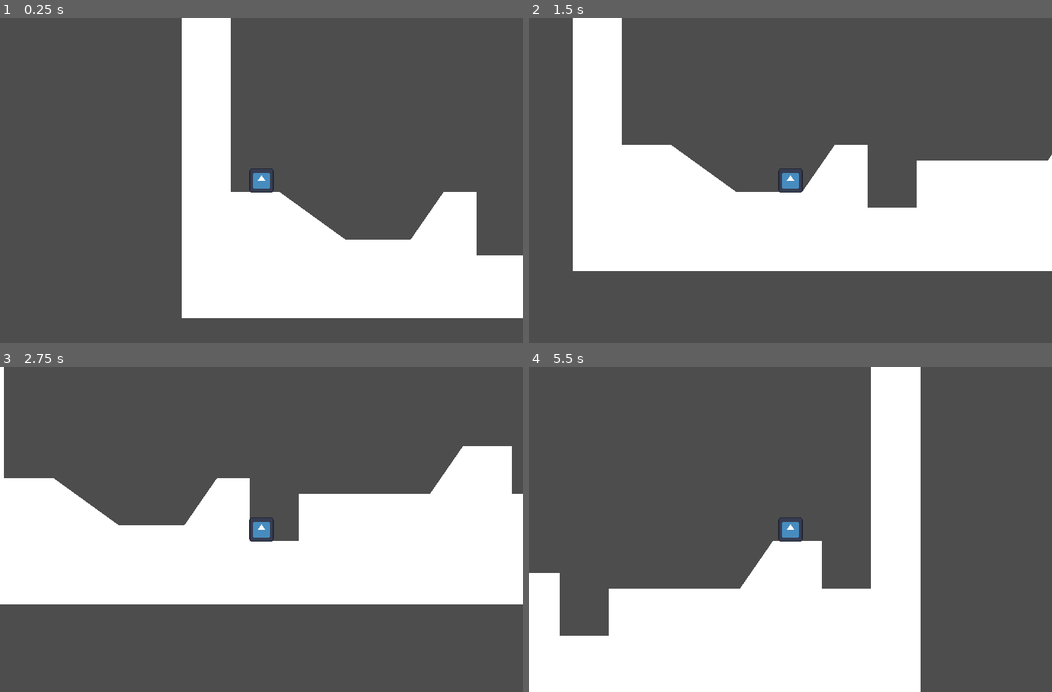
Above: before the commit, frames 1-4 (two rows, left to right).
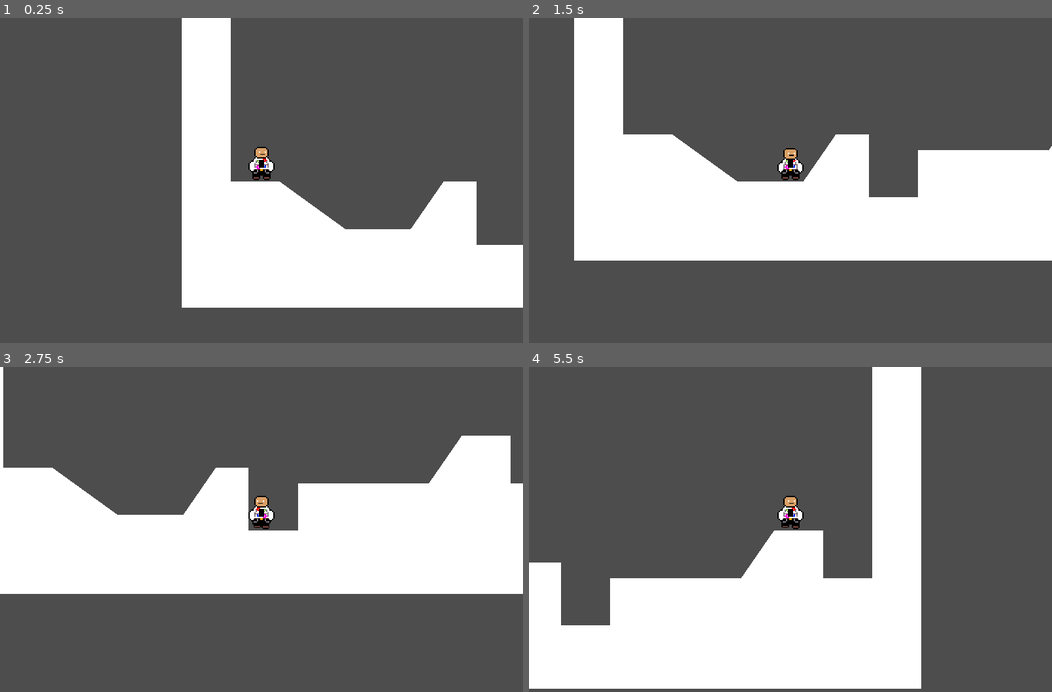
Above: after the commit, the same moments.

Repository: AnOropeza26/Capstone-game
Game: Godot game, scene res://world.tscn
The game is run twice, just before and just after one commit, with the same random seed, the same clock (stepped at 60 frames per second) and the same inputs. The engine's default icon, where the game draws it, is replaced by a stand-in: a white triangle on a blue panel in a dark square.
Inputs:
- Up to frame 1 (0.25 s): no input
- Up to frame 2 (1.5 s): tap Enter (ui_accept) at 0.5, 0.77 s; hold Right (ui_right) from 0.53 s (still down)
- Up to frame 3 (2.75 s): tap Enter (ui_accept) at 1.52 s; release Right (ui_right) at 2.03 s; hold Left (ui_left) from 2.03 s (still down)
- Up to frame 4 (5.5 s): release Left (ui_left) at 2.78 s; hold Right (ui_right) 2.78-4.28 s; tap Enter (ui_accept) at 3.02, 3.77, 4.52 s; hold Left (ui_left) 4.28-5.03 s; hold Right (ui_right) from 5.03 s (still down)

The runs differ from the first frame. In frame 1, 4.3% of the frame differs, in the area x 34-100%, y 39-93%; in frame 2, 6.3%; in frame 3, 6.9%, in the area x 0-100%, y 0-74%; in frame 4, 3.6%.

Commit message:
Added Player model to game

Diff:
--- a/player.tscn
+++ b/player.tscn
@@ -1,6 +1,6 @@
-[gd_scene load_steps=4 format=3 uid="uid://x5vhp4acp7vh"]
+[gd_scene load_steps=17 format=3 uid="uid://x5vhp4acp7vh"]
 
-[ext_resource type="Texture2D" uid="uid://bysv5nm4l4esx" path="res://icon.svg" id="1_6qnly"]
+[ext_resource type="Texture2D" uid="uid://bgmtvtyg1wqu1" path="res://Movement-Sheet.png" id="1_okksx"]
 
 [sub_resource type="GDScript" id="GDScript_bm4dc"]
 script/source = "extends CharacterBody2D
@@ -13,12 +13,15 @@
 
 var gravity = ProjectSettings.get_setting(\"physics/2d/default_gravity\")
 
+@onready var animated_sprite_2d = $AnimatedSprite2D
+
 func _physics_process(delta):
 	apply_gravity(delta)
 	handle_jump()
 	var input_axis := Input.get_axis(\"ui_left\", \"ui_right\")
 	handle_acceleration(input_axis, delta)
 	apply_friction(input_axis, delta)
+	update_animations(input_axis)
 	move_and_slide()
 
 func apply_gravity(delta):
@@ -40,19 +43,134 @@
 func apply_friction(input_axis, delta):
 	if input_axis == 0:
 		velocity.x = move_toward(velocity.x, 0, FRICTION * delta)
+
+func update_animations(input_axis):
+	if input_axis != 0:
+		animated_sprite_2d.flip_h = (input_axis < 0)
+		animated_sprite_2d.play(\"run\")
+	else:
+		animated_sprite_2d.play(\"idle\")
+
+	if not is_on_floor():
+		animated_sprite_2d.play(\"jump\")
 "
 
+[sub_resource type="AtlasTexture" id="AtlasTexture_jxevx"]
+atlas = ExtResource("1_okksx")
+region = Rect2(3840, 0, 640, 640)
+
+[sub_resource type="AtlasTexture" id="AtlasTexture_o6edt"]
+atlas = ExtResource("1_okksx")
+region = Rect2(7040, 0, 640, 640)
+
+[sub_resource type="AtlasTexture" id="AtlasTexture_g8mq7"]
+atlas = ExtResource("1_okksx")
+region = Rect2(0, 0, 640, 640)
+
+[sub_resource type="AtlasTexture" id="AtlasTexture_7g0cq"]
+atlas = ExtResource("1_okksx")
+region = Rect2(640, 0, 640, 640)
+
+[sub_resource type="AtlasTexture" id="AtlasTexture_r68o3"]
+atlas = ExtResource("1_okksx")
+region = Rect2(1280, 0, 640, 640)
+
+[sub_resource type="AtlasTexture" id="AtlasTexture_qn4ta"]
+atlas = ExtResource("1_okksx")
+region = Rect2(1920, 0, 640, 640)
+
+[sub_resource type="AtlasTexture" id="AtlasTexture_kgfux"]
+atlas = ExtResource("1_okksx")
+region = Rect2(2560, 0, 640, 640)
+
+[sub_resource type="AtlasTexture" id="AtlasTexture_lns8u"]
+atlas = ExtResource("1_okksx")
+region = Rect2(3200, 0, 640, 640)
+
+[sub_resource type="AtlasTexture" id="AtlasTexture_1nl6u"]
+atlas = ExtResource("1_okksx")
+region = Rect2(4480, 0, 640, 640)
+
+[sub_resource type="AtlasTexture" id="AtlasTexture_ubbwy"]
+atlas = ExtResource("1_okksx")
+region = Rect2(5120, 0, 640, 640)
+
+[sub_resource type="AtlasTexture" id="AtlasTexture_ofxgp"]
+atlas = ExtResource("1_okksx")
+region = Rect2(5760, 0, 640, 640)
+
+[sub_resource type="AtlasTexture" id="AtlasTexture_sun5t"]
+atlas = ExtResource("1_okksx")
+region = Rect2(6400, 0, 640, 640)
+
+[sub_resource type="SpriteFrames" id="SpriteFrames_lhb2p"]
+animations = [{
+"frames": [{
+"duration": 1.0,
+"texture": SubResource("AtlasTexture_jxevx")
+}],
+"loop": true,
+"name": &"idle",
+"speed": 5.0
+}, {
+"frames": [{
+"duration": 1.0,
+"texture": SubResource("AtlasTexture_o6edt")
+}],
+"loop": true,
+"name": &"jump",
+"speed": 5.0
+}, {
+"frames": [{
+"duration": 1.0,
+"texture": SubResource("AtlasTexture_g8mq7")
+}, {
+"duration": 1.0,
+"texture": SubResource("AtlasTexture_7g0cq")
+}, {
+"duration": 1.0,
+"texture": SubResource("AtlasTexture_r68o3")
+}, {
+"duration": 1.0,
+"texture": SubResource("AtlasTexture_qn4ta")
+}, {
+"duration": 1.0,
+"texture": SubResource("AtlasTexture_kgfux")
+}, {
+"duration": 1.0,
+"texture": SubResource("AtlasTexture_lns8u")
+}, {
+"duration": 1.0,
+"texture": SubResource("AtlasTexture_1nl6u")
+}, {
+"duration": 1.0,
+"texture": SubResource("AtlasTexture_ubbwy")
+}, {
+"duration": 1.0,
+"texture": SubResource("AtlasTexture_ofxgp")
+}, {
+"duration": 1.0,
+"texture": SubResource("AtlasTexture_sun5t")
+}],
+"loop": true,
+"name": &"run",
+"speed": 12.0
+}]
+
 [sub_resource type="RectangleShape2D" id="RectangleShape2D_0mxds"]
+size = Vector2(22, 30)
 
 [node name="Player" type="CharacterBody2D"]
 floor_constant_speed = true
 floor_snap_length = 2.0
 script = SubResource("GDScript_bm4dc")
 
-[node name="Sprite2D" type="Sprite2D" parent="."]
-position = Vector2(0, 2.98023e-08)
-scale = Vector2(0.164062, 0.164063)
-texture = ExtResource("1_6qnly")
+[node name="AnimatedSprite2D" type="AnimatedSprite2D" parent="."]
+position = Vector2(0, -20)
+scale = Vector2(0.1, 0.099)
+sprite_frames = SubResource("SpriteFrames_lhb2p")
+animation = &"run"
 
 [node name="CollisionShape2D" type="CollisionShape2D" parent="."]
+position = Vector2(0, -14)
 shape = SubResource("RectangleShape2D_0mxds")
Binary file added: Movement-Sheet.png
Not shown, added: Movement-Sheet.png.import
